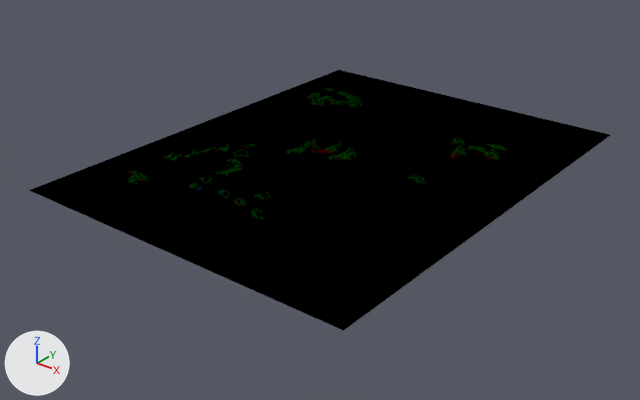
Renders of the Blender file res/blend/world.blend from each side of a commit.
The view is the same before and after, from a 50 mm lens placed at (18847.0, -24810.0, 13413.0), pointed at (-94.0, -1133.0, -1266.0). The lights are fixed; the arrows at lower left show +X, +Y and +Z.

The first picture shows 'MAP'.
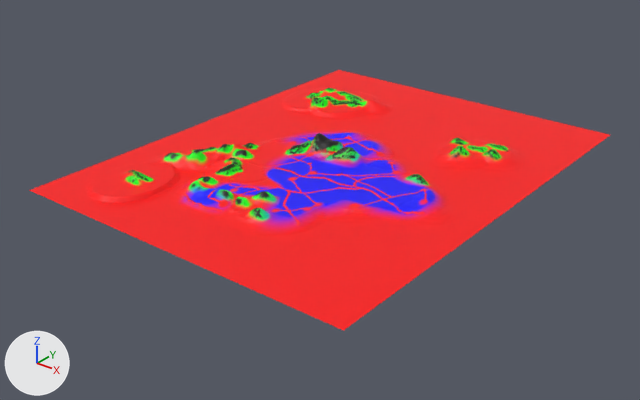
Where the change shows, as pixel boxes (x1, y1, x2, y2) in the pictures (640 x 400 px):
'MAP', surface changed, recoloured (black to red): (29, 70, 610, 331) in both

What changed in the scene script:
```text
Change img_splatalpha_0_png:
    img_splatalpha_0_png: load_image('SplatAlpha_0.png', '../datum/scene/world/SplatAlpha_0.png', 512, 512, 'sRGB') -> load_image('SplatAlpha_0.png', '../datum/scene/world/SplatAlpha_0.png', 512, 512, 'Non-Color')
Add mat_export:
    mat_export = principled_material('Export')
    mat_export.texture = img_splatalpha_0_png
Change me_map:
    where me_map.from_pydata(...)  # 16021 vertices, 31683 faces; spans x -70.0..70.0, y 0.0..9.0, z -90.0..90.0
    remove me_map.materials.append(mat_material_001)  # picture img_splatalpha_0_png
    add me_map.materials.append(mat_export)  # picture img_splatalpha_0_png
```
